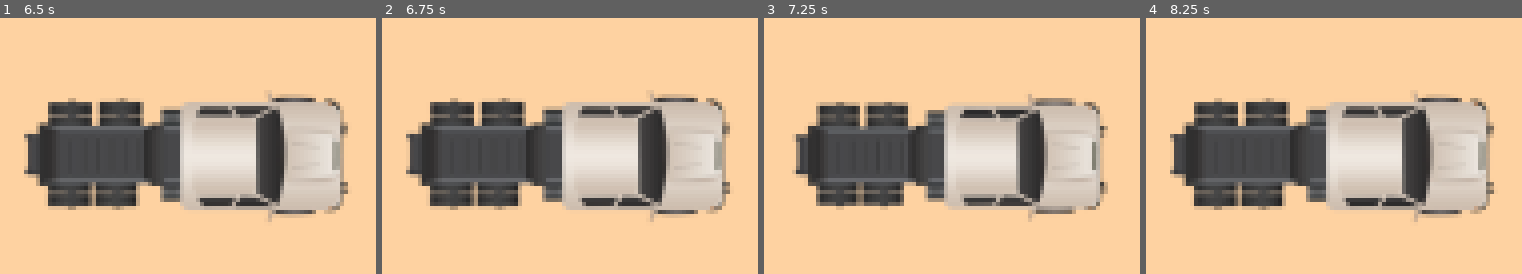
Above: before the commit, frames 1-4 (left to right).
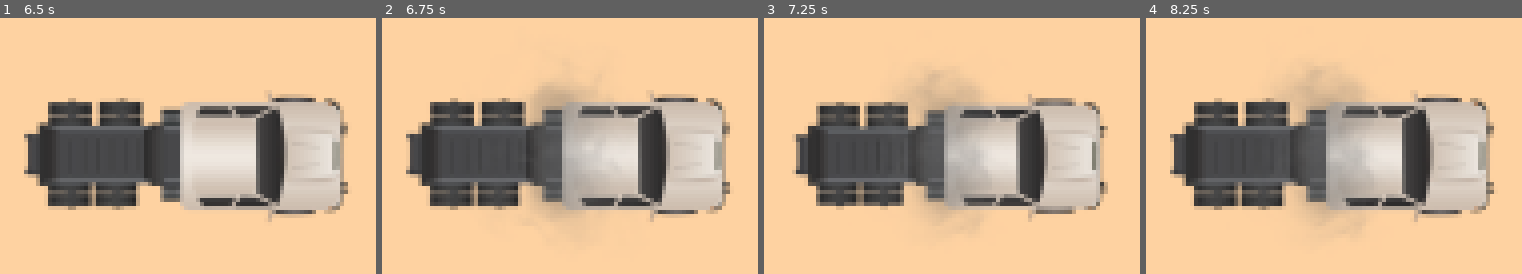
Above: after the commit, the same moments.

Repository: gregrylivingston/GoonCrusher
Game: Godot game, scene res://scene/car/semi/semi.tscn
The game is run twice, just before and just after one commit, with the same random seed, the same clock (stepped at 60 frames per second) and the same inputs. This scene is started directly instead of the project's main scene.
Inputs (mouse positions are in pixels of both pictures, inside the frame that each line leads up to):
- Up to frame 1 (6.5 s): tap Enter at 0.5, 2, 3.5 s; move the mouse to (outside the picture) at 0.52 s; hold D (TurnRight) 0.53-1.25 s; hold Shift 0.53-1.25 s; click (outside the picture) at 0.67 s; tap Space at 0.77, 1.25, 2.75, 3.77, 4.25 s; drag from (outside the picture) to (outside the picture) at 1.27 s; move the mouse to (outside the picture) at 2.02 s; hold D (TurnRight) 2.03-2.75 s; hold Ctrl 2.03-2.75 s; drag from (outside the picture) to (outside the picture) at 2.77 s; move the mouse to (outside the picture) at 3.52 s; hold A (TurnLeft) 3.53-4.25 s; hold Shift 3.53-4.25 s; drag from (outside the picture) to (outside the picture) at 4.27 s; move the mouse to (349, 158) at 5.02 s; hold S (Brake) 5.03-5.75 s; hold Ctrl 5.03-5.75 s; click (349, 158) at 5.17 s; drag from (outside the picture) to (outside the picture) at 5.77 s
- Up to frame 2 (6.75 s): move the mouse to (outside the picture) at 6.52 s; hold W (Accelerate) from 6.53 s (still down); hold Shift from 6.53 s (still down)
- Up to frame 3 (7.25 s): keep holding W (Accelerate); keep holding Shift; tap Space at 6.77 s
- Up to frame 4 (8.25 s): release W (Accelerate) at 7.25 s; release Shift at 7.25 s; drag from (outside the picture) to (outside the picture) at 7.27 s; move the mouse to (outside the picture) at 8.02 s; hold S (Brake) from 8.03 s (still down); hold Ctrl from 8.03 s (still down)

Frame 1 is identical in both runs. In frame 2, 4.8% of the frame differs, in the area x 38-58%, y 25-79%; in frame 3, 5.5%; in frame 4, 5.9%, in the area x 36-60%, y 20-82%.

Commit message:
car-smog effects

Diff:
--- a/lib/overhead_car_2d/overhead_car_body_2d.gd
+++ b/lib/overhead_car_2d/overhead_car_body_2d.gd
@@ -97,8 +97,8 @@
 	healthWarningGiven = true
 	$"AudioStream-Voice".stream = lowHealthAudio[ randi_range(0, lowHealthAudio.size()-1)]
 	$"AudioStream-Voice".play()
-	$"AudioStream-CarDamage".pitch_scale = randf_range(0.5,2.0)
-	$"AudioStream-CarDamage".play()
+	#$"AudioStream-CarDamage".pitch_scale = randf_range(0.5,2.0)
+	#$"AudioStream-CarDamage".play()
 	await get_tree().create_timer(200).timeout
 	resetHealthWarning()
 
@@ -168,10 +168,14 @@
 			if velocity.length() > 500:crushGoon(collider)
 
 	if velocity.length() == 0:
-		if $"AudioStream-Engine".playing:$"AudioStream-Engine".stop()
-		if $"AudioStream-CarDamage".playing:$"AudioStream-CarDamage".stop()
+		stopCarFX()
 	else:
 		activeCarEffects(delta)
+
+func stopCarFX():
+	if $"AudioStream-Engine".playing:$"AudioStream-Engine".stop()
+	if $"AudioStream-CarDamage".playing:$"AudioStream-CarDamage".stop()
+	$sprite/exhaust.visible = false
 
 func crushGoon(collider):
 	var newPowerup = Root.getSpecificPowerup("currentGoonsCrushed")
@@ -187,6 +191,7 @@
 
 #sound and graphics for running car
 func activeCarEffects(delta):
+	$sprite/exhaust.visible = true
 	if not $"AudioStream-Engine".playing: $"AudioStream-Engine".play()
 	if not $"AudioStream-CarDamage".playing && healthWarningGiven: $"AudioStream-CarDamage".play()
 	$"AudioStream-Engine".pitch_scale = 1  +  ( velocity.length() / 400 )
@@ -324,6 +329,7 @@
 	$"AudioStream-Tires".volume_db = 	SaveManager.getVolume("fx")
 	$"AudioStream-Crash".volume_db = 	SaveManager.getVolume("fx")
 	$"AudioStream-Voice".volume_db = 2 + SaveManager.getVolume("voice")
+	$"AudioStream-CarDamage".volume_db = -5 + SaveManager.getVolume("fx")
 
 func playRandomFxSound():
 	var randomizer = randi_range(0,1)
--- a/scene/car/car.tscn
+++ b/scene/car/car.tscn
@@ -7,6 +7,7 @@
 [ext_resource type="AudioStream" uid="uid://dahxhxgy1qfrn" path="res://sound/fx/engine/rally-car2.mp3" id="3_hfwa2"]
 [ext_resource type="AudioStream" uid="uid://dd240qte30ido" path="res://sound/fx/tires_squal_loop.wav" id="4_jbkbo"]
 [ext_resource type="AudioStream" uid="uid://dlbojdancbkl3" path="res://sound/fx/crash-6711.mp3" id="5_pn0ef"]
+[ext_resource type="PackedScene" uid="uid://551dlp73phd4" path="res://texture/animation/smoke.tscn" id="6_ynfn4"]
 [ext_resource type="AudioStream" uid="uid://tuaawqdwftov" path="res://sound/fx/car-damage1.mp3" id="8_qq4uq"]
 
 [sub_resource type="RectangleShape2D" id="RectangleShape2D_f6v2r"]
@@ -49,6 +50,11 @@
 position = Vector2(-35, -70)
 rotation = -1.57652
 
+[node name="exhaust" type="Node2D" parent="sprite"]
+
+[node name="Smoke" parent="sprite/exhaust" instance=ExtResource("6_ynfn4")]
+position = Vector2(24.0004, 109)
+
 [node name="AudioStream-Engine" type="AudioStreamPlayer2D" parent="."]
 stream = ExtResource("3_hfwa2")
 volume_db = 2.0
--- a/scene/car/police/police.tscn
+++ b/scene/car/police/police.tscn
@@ -11,6 +11,7 @@
 [ext_resource type="AudioStream" uid="uid://bpdb8jguevfuk" path="res://scene/car/police/audio/police_intro_6.mp3" id="8_qb8pj"]
 [ext_resource type="AudioStream" uid="uid://bfdhnb3ug7pau" path="res://scene/car/police/audio/police_intro_7.mp3" id="9_rcvls"]
 [ext_resource type="AudioStream" uid="uid://csj5cc0mio728" path="res://scene/car/police/audio/police_intro_8.mp3" id="10_ovhbp"]
+[ext_resource type="PackedScene" uid="uid://551dlp73phd4" path="res://texture/animation/smoke.tscn" id="12_7x7a1"]
 
 [node name="Car" instance=ExtResource("1_qtyvp")]
 engine = 35
@@ -24,3 +25,6 @@
 
 [node name="sprite" parent="." index="4"]
 texture = ExtResource("2_7cb7w")
+
+[node name="Smoke2" parent="sprite/exhaust" index="1" instance=ExtResource("12_7x7a1")]
+position = Vector2(-23.9996, 109)
--- a/scene/car/racer/racer.tscn
+++ b/scene/car/racer/racer.tscn
@@ -11,6 +11,7 @@
 [ext_resource type="AudioStream" uid="uid://cmvgf7lrmvv3" path="res://scene/car/racer/audio/Racer_Intro_6.mp3" id="8_7yb6i"]
 [ext_resource type="AudioStream" uid="uid://brnxpy4gfoq8a" path="res://scene/car/racer/audio/Racer_Intro_7.mp3" id="9_42fym"]
 [ext_resource type="AudioStream" uid="uid://yw1tml0bor3p" path="res://scene/car/racer/audio/Racer_Intro_8.mp3" id="10_b3qsk"]
+[ext_resource type="PackedScene" uid="uid://551dlp73phd4" path="res://texture/animation/smoke.tscn" id="12_ivv6c"]
 
 [node name="Car" instance=ExtResource("1_kgqi5")]
 engine = 50
@@ -37,3 +38,6 @@
 
 [node name="tireLocation4" parent="sprite" index="3"]
 position = Vector2(-44.0002, -59.9998)
+
+[node name="Smoke2" parent="sprite/exhaust" index="1" instance=ExtResource("12_ivv6c")]
+position = Vector2(-35.4542, 105.455)
--- a/scene/car/semi/semi.tscn
+++ b/scene/car/semi/semi.tscn
@@ -26,6 +26,7 @@
 [ext_resource type="AudioStream" uid="uid://e0kiqmki0gt1" path="res://scene/car/semi/audio/semi_lowhealth_1.mp3" id="23_43kt5"]
 [ext_resource type="AudioStream" uid="uid://c3hhd0u8brvvp" path="res://scene/car/semi/audio/semi_lowhealth_2.mp3" id="24_w2g4c"]
 [ext_resource type="AudioStream" uid="uid://dmlptibuqjawg" path="res://sound/fx/engine/engine1.mp3" id="25_yd7s4"]
+[ext_resource type="PackedScene" uid="uid://551dlp73phd4" path="res://texture/animation/smoke.tscn" id="27_6mbgo"]
 
 [sub_resource type="RectangleShape2D" id="RectangleShape2D_8s7dq"]
 size = Vector2(309, 115)
@@ -62,3 +63,9 @@
 
 [node name="tireLocation4" parent="sprite" index="3"]
 position = Vector2(-41, -70)
+
+[node name="Smoke" parent="sprite/exhaust" index="0"]
+position = Vector2(12.6667, 5.99995)
+
+[node name="Smoke2" parent="sprite/exhaust" index="1" instance=ExtResource("27_6mbgo")]
+position = Vector2(-30, 7.66672)
--- /dev/null
+++ b/texture/animation/smoke.gd
@@ -0,0 +1,11 @@
+extends AnimatedSprite2D
+
+
+# Called when the node enters the scene tree for the first time.
+func _ready():
+	play_backwards()
+
+
+# Called every frame. 'delta' is the elapsed time since the previous frame.
+func _process(delta):
+	pass
--- /dev/null
+++ b/texture/animation/smoke.tscn
@@ -0,0 +1,126 @@
+[gd_scene load_steps=19 format=3 uid="uid://551dlp73phd4"]
+
+[ext_resource type="Texture2D" uid="uid://oyldnasiiwbd" path="res://texture/spritesheet/Smoke15Frames.png" id="1_nm8hl"]
+[ext_resource type="Script" path="res://texture/animation/smoke.gd" id="2_kl6bd"]
+
+[sub_resource type="AtlasTexture" id="AtlasTexture_sfspj"]
+atlas = ExtResource("1_nm8hl")
+region = Rect2(0, 0, 256, 256)
+
+[sub_resource type="AtlasTexture" id="AtlasTexture_6gstc"]
+atlas = ExtResource("1_nm8hl")
+region = Rect2(256, 0, 256, 256)
+
+[sub_resource type="AtlasTexture" id="AtlasTexture_x10t6"]
+atlas = ExtResource("1_nm8hl")
+region = Rect2(512, 0, 256, 256)
+
+[sub_resource type="AtlasTexture" id="AtlasTexture_w58v0"]
+atlas = ExtResource("1_nm8hl")
+region = Rect2(768, 0, 256, 256)
+
+[sub_resource type="AtlasTexture" id="AtlasTexture_3in7w"]
+atlas = ExtResource("1_nm8hl")
+region = Rect2(1024, 0, 256, 256)
+
+[sub_resource type="AtlasTexture" id="AtlasTexture_774ap"]
+atlas = ExtResource("1_nm8hl")
+region = Rect2(0, 256, 256, 256)
+
+[sub_resource type="AtlasTexture" id="AtlasTexture_lanjv"]
+atlas = ExtResource("1_nm8hl")
+region = Rect2(256, 256, 256, 256)
+
+[sub_resource type="AtlasTexture" id="AtlasTexture_toag0"]
+atlas = ExtResource("1_nm8hl")
+region = Rect2(512, 256, 256, 256)
+
+[sub_resource type="AtlasTexture" id="AtlasTexture_aq374"]
+atlas = ExtResource("1_nm8hl")
+region = Rect2(768, 256, 256, 256)
+
+[sub_resource type="AtlasTexture" id="AtlasTexture_yk4x5"]
+atlas = ExtResource("1_nm8hl")
+region = Rect2(1024, 256, 256, 256)
+
+[sub_resource type="AtlasTexture" id="AtlasTexture_s3hxr"]
+atlas = ExtResource("1_nm8hl")
+region = Rect2(0, 512, 256, 256)
+
+[sub_resource type="AtlasTexture" id="AtlasTexture_eu68l"]
+atlas = ExtResource("1_nm8hl")
+region = Rect2(256, 512, 256, 256)
+
+[sub_resource type="AtlasTexture" id="AtlasTexture_wihfn"]
+atlas = ExtResource("1_nm8hl")
+region = Rect2(512, 512, 256, 256)
+
+[sub_resource type="AtlasTexture" id="AtlasTexture_v6c6p"]
+atlas = ExtResource("1_nm8hl")
+region = Rect2(768, 512, 256, 256)
+
+[sub_resource type="AtlasTexture" id="AtlasTexture_4fp18"]
+atlas = ExtResource("1_nm8hl")
+region = Rect2(1024, 512, 256, 256)
+
+[sub_resource type="SpriteFrames" id="SpriteFrames_gj86m"]
+animations = [{
+"frames": [{
+"duration": 1.0,
+"texture": SubResource("AtlasTexture_sfspj")
+}, {
+"duration": 1.0,
+"texture": SubResource("AtlasTexture_6gstc")
+}, {
+"duration": 1.0,
+"texture": SubResource("AtlasTexture_x10t6")
+}, {
+"duration": 1.0,
+"texture": SubResource("AtlasTexture_w58v0")
+}, {
+"duration": 1.0,
+"texture": SubResource("AtlasTexture_3in7w")
+}, {
+"duration": 1.0,
+"texture": SubResource("AtlasTexture_774ap")
+}, {
+"duration": 1.0,
+"texture": SubResource("AtlasTexture_lanjv")
+}, {
+"duration": 1.0,
+"texture": SubResource("AtlasTexture_toag0")
+}, {
+"duration": 1.0,
+"texture": SubResource("AtlasTexture_aq374")
+}, {
+"duration": 1.0,
+"texture": SubResource("AtlasTexture_yk4x5")
+}, {
+"duration": 1.0,
+"texture": SubResource("AtlasTexture_s3hxr")
+}, {
+"duration": 1.0,
+"texture": SubResource("AtlasTexture_eu68l")
+}, {
+"duration": 1.0,
+"texture": SubResource("AtlasTexture_wihfn")
+}, {
+"duration": 1.0,
+"texture": SubResource("AtlasTexture_v6c6p")
+}, {
+"duration": 1.0,
+"texture": SubResource("AtlasTexture_4fp18")
+}],
+"loop": true,
+"name": &"new_animation",
+"speed": 15.0
+}]
+
+[node name="Smoke" type="AnimatedSprite2D"]
+self_modulate = Color(1, 1, 1, 0.396078)
+scale = Vector2(0.5, 0.5)
+sprite_frames = SubResource("SpriteFrames_gj86m")
+animation = &"new_animation"
+frame = 6
+frame_progress = 0.184024
+script = ExtResource("2_kl6bd")
Not shown: 1 places in scene/car/car.tscn that only renumber resources
Not shown: 1 places in scene/car/police/police.tscn that only renumber resources
Not shown: 1 places in scene/car/racer/racer.tscn that only renumber resources
Not shown: 1 places in scene/car/semi/semi.tscn that only renumber resources
Binary file added: texture/spritesheet/Smoke15Frames.png
Not shown, added: texture/spritesheet/Smoke15Frames.png.import
